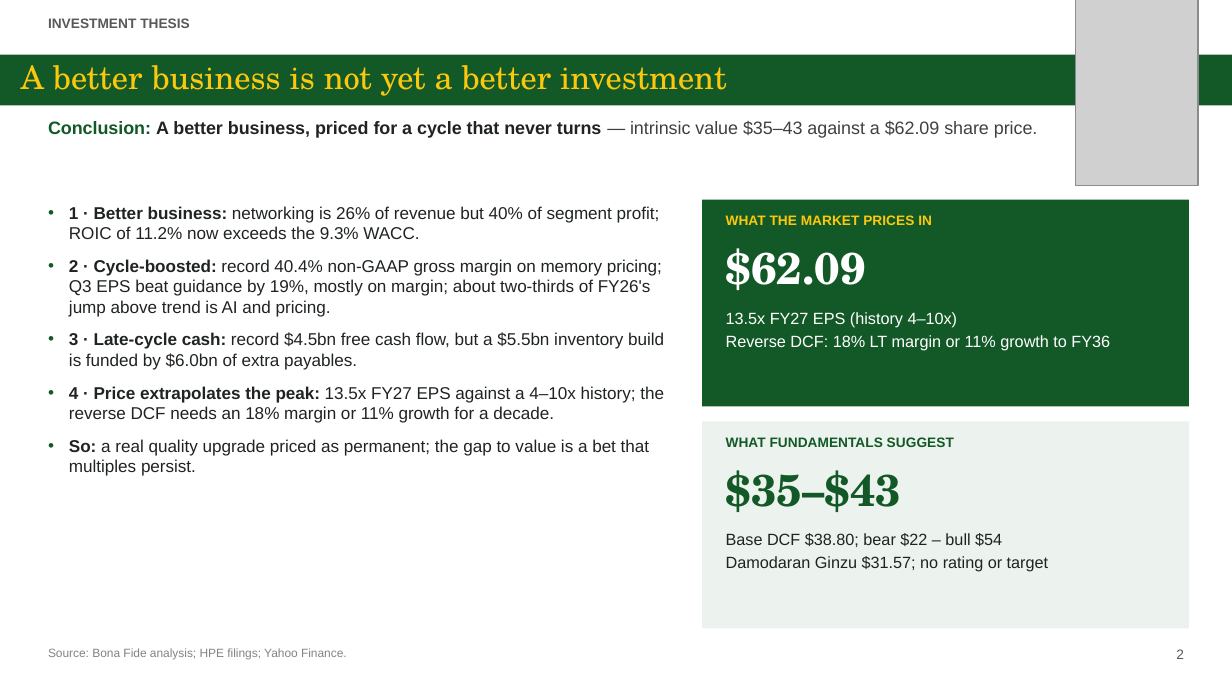
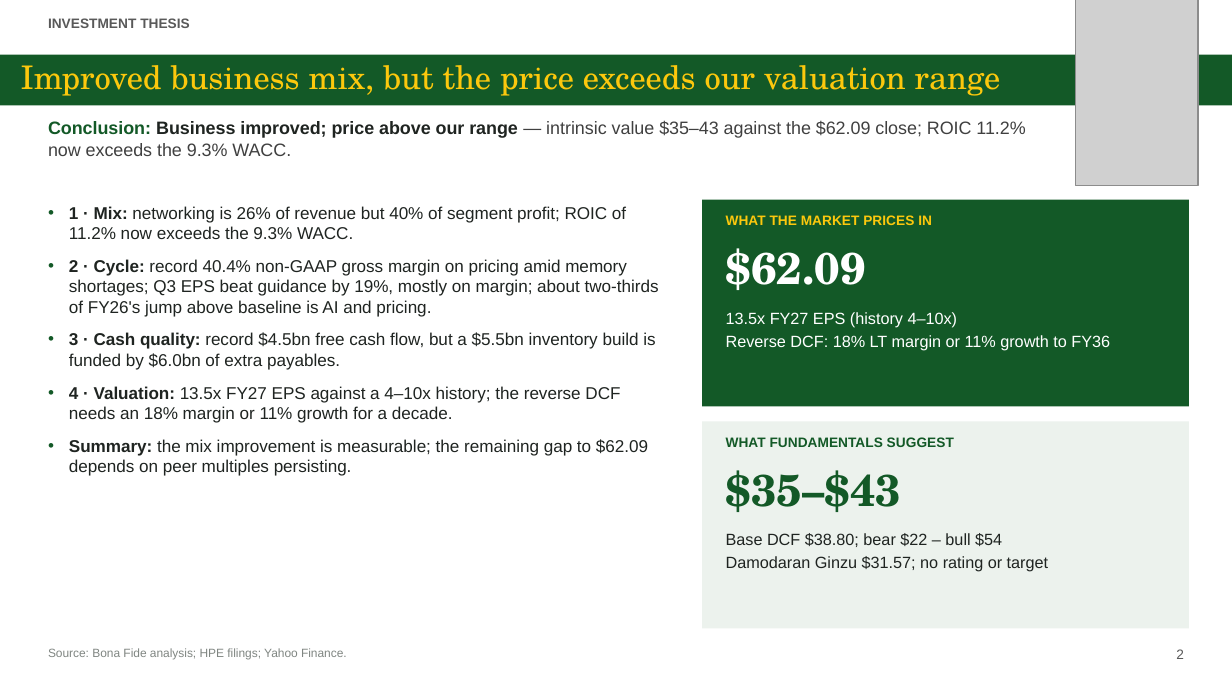
Before and after one commit to zhejiahu-tudelft/bonafide, a slide deck: slide 2 of HPE/final/HPE_Investment_Presentation.pptx. Drawn at 1232x693 pixels with LibreOffice and Linux fonts; fonts in the diff are those of the drawing; grey boxes stand for pictures. Boxes give left, top, right and bottom in pixels: in the first picture for what was removed or moved away, otherwise in the second. Text is boxed around its words. In the diff, an @@ line names an element or a change of style, - is before the commit and + after.

```diff
--- a/HPE/final/HPE_Investment_Presentation.pptx
+++ b/HPE/final/HPE_Investment_Presentation.pptx
@@ title at [21, 65, 1001, 96]: text changed @@
-A better business is not yet a better investment
+Improved business mix, but the price exceeds our valuation range
@@ text at [48, 121, 1025, 156]: text changed; bold off @@
-Conclusion: A better business, priced for a cycle that never turns — intrinsic value $35–43 against a $62.09 share price.
+Conclusion: Business improved; price above our range — intrinsic value $35–43 against the $62.09 close; ROIC 11.2% now exceeds the 9.3% WACC.
@@ text at [69, 206, 659, 476]: text changed @@
-• 1 · Better business: networking is 26% of revenue but 40% of segment profit; ROIC of 11.2% now exceeds the 9.3% WACC.
-• 2 · Cycle-boosted: record 40.4% non-GAAP gross margin on memory pricing; Q3 EPS beat guidance by 19%, mostly on margin; about two-thirds of FY26's jump above trend is AI and pricing.
-• 3 · Late-cycle cash: record $4.5bn free cash flow, but a $5.5bn inventory build is funded by $6.0bn of extra payables.
-• 4 · Price extrapolates the peak: 13.5x FY27 EPS against a 4–10x history; the reverse DCF needs an 18% margin or 11% growth for a decade.
-• So: a real quality upgrade priced as permanent; the gap to value is a bet that multiples persist.
+• 1 · Mix: networking is 26% of revenue but 40% of segment profit; ROIC of 11.2% now exceeds the 9.3% WACC.
+• 2 · Cycle: record 40.4% non-GAAP gross margin on pricing amid memory shortages; Q3 EPS beat guidance by 19%, mostly on margin; about two-thirds of FY26's jump above baseline is AI and pricing.
+• 3 · Cash quality: record $4.5bn free cash flow, but a $5.5bn inventory build is funded by $6.0bn of extra payables.
+• 4 · Valuation: 13.5x FY27 EPS against a 4–10x history; the reverse DCF needs an 18% margin or 11% growth for a decade.
+• Summary: the mix improvement is measurable; the remaining gap to $62.09 depends on peer multiples persisting.
```
Also in this commit, not shown: 27 other slides changed, 38 other files.
